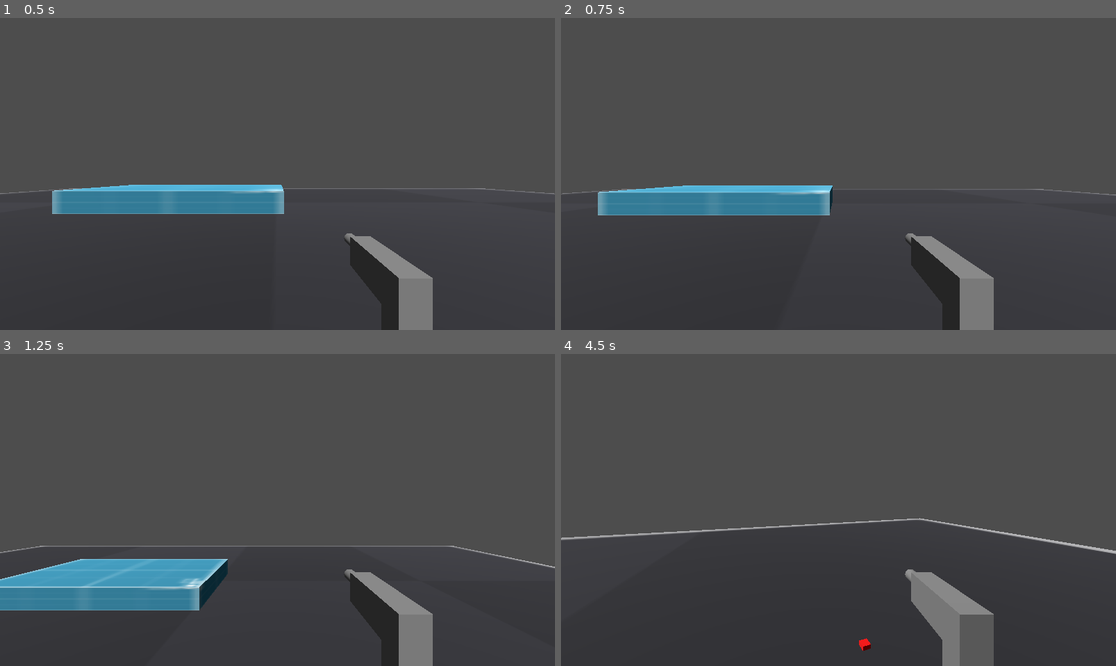
Above: before the commit, frames 1-4 (two rows, left to right).
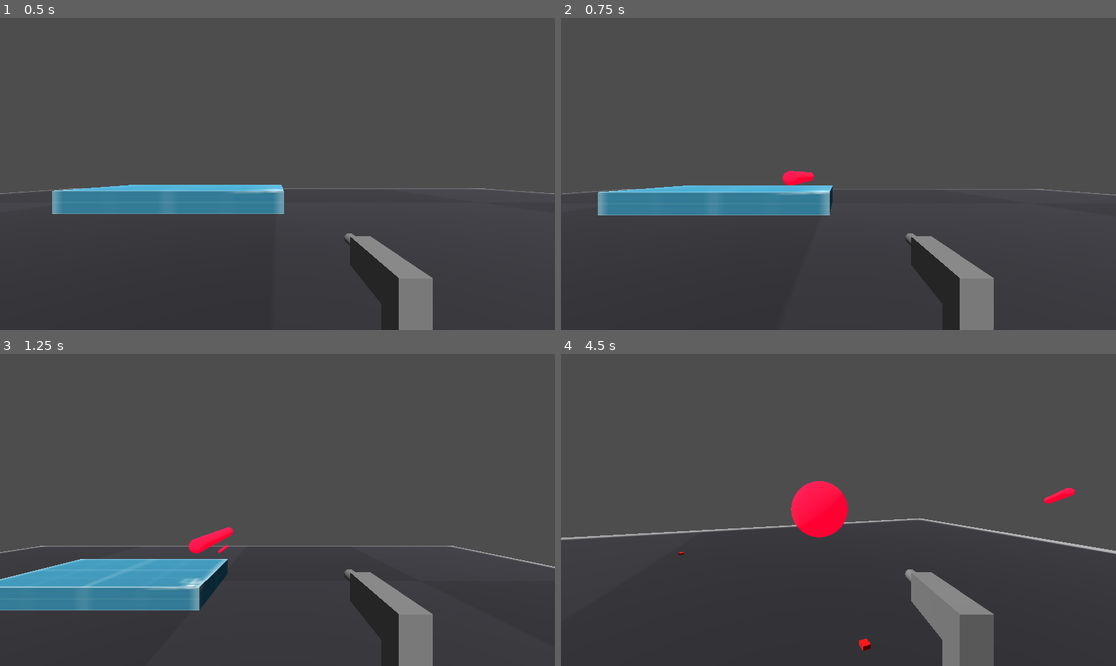
Above: after the commit, the same moments.

Repository: cddatkins/FPSController
Game: Godot game, scene res://Level/level.tscn
Same seed, same stepped clock (60 frames per second), same inputs: the game is played once before the commit and once after it.
Inputs (mouse positions are in pixels of both pictures, inside the frame that each line leads up to):
- Up to frame 1 (0.5 s): no input
- Up to frame 2 (0.75 s): tap Enter at 0.5 s; move the mouse to (960, 158) at 0.52 s; press the mouse at (960, 158) at 0.53 s; hold D (right) from 0.53 s (still down)
- Up to frame 3 (1.25 s): keep holding D (right); tap Space (jump) at 0.77 s
- Up to frame 4 (4.5 s): move the mouse to (810, 510) at 1.27 s; release D (right) at 1.28 s; release the mouse at (810, 510) at 1.28 s; hold W (up) from 1.28 s (still down); tap Ctrl (crouch) at 1.35 s; tap Space (jump) at 1.52, 3.02, 3.77 s; click (810, 510) at 1.55 s; move the mouse to (849, 503) at 2.02 s; press the mouse at (849, 503) at 2.03 s; move the mouse to (832, 516) at 2.77 s; release the mouse at (832, 516) at 2.78 s; tap ` (no_clip) at 2.85 s; click (832, 516) at 3.05 s; move the mouse to (877, 513) at 3.52 s; hold Shift (run) 3.53-4.28 s; click (877, 513) at 3.8 s; move the mouse to (794, 506) at 4.27 s; click (794, 506) at 4.35 s

Frame 1 is identical in both runs. In frame 2, 0.2% of the frame differs, in the area x 39-46%, y 48-54%; in frame 3, 0.3%; in frame 4, 1.6%, in the area x 21-93%, y 40-65%.

Commit message:
Added on hit action for projectile & hitscan collisions

Diff:
--- a/Weapon/Projectile.gd
+++ b/Weapon/Projectile.gd
@@ -4,6 +4,7 @@
 var proj_velocity : Vector3
 var proj_damage : int
 var proj_collision_mask: int
+var on_hit_action: Callable
 
 func _physics_process(delta: float) -> void:
 	var space_state = get_world_3d().direct_space_state
@@ -13,32 +14,19 @@
 	var result = space_state.intersect_ray(query)
 	if result:
 		global_position = result.position
-		onBodyEntered(result.collider, result.position, result.normal)
+		onCollision(result.collider, result.position, result.normal)
 		return
 	global_position = end_pos
 
-func setup(vel: Vector3, dmg: int, col_mask: int, duration: float = 0) -> void:
+func setup(vel: Vector3, col_mask: int, duration: float = 0) -> void:
 	proj_velocity = vel
-	proj_damage = dmg
 	proj_collision_mask = col_mask
 	collision_mask = col_mask
 	if duration > 0 :
 		get_tree().create_timer(duration).timeout.connect(queue_free)
 	global_basis = Basis.looking_at(proj_velocity, Vector3.UP)
 
-func onBodyEntered(body: Node3D, hit_point: Vector3, hit_normal: Vector3) -> void:
-	spawnImpactMarker(hit_point)
-	print("Hit: ", body.name, " at ", hit_point)
+func onCollision(body: Node3D, hit_point: Vector3, hit_normal: Vector3) -> void:
+	if on_hit_action.is_valid():
+		on_hit_action.call(body, hit_point, hit_normal)
 	queue_free()
-
-func spawnImpactMarker(spwn_position: Vector3) -> void :
-	var marker = MeshInstance3D.new()
-	var box = BoxMesh.new()
-	box.size = Vector3.ONE * 0.1
-	marker.mesh = box
-	var material = StandardMaterial3D.new()
-	material.albedo_color = Color.RED
-	marker.set_surface_override_material(0, material)
-	get_tree().current_scene.add_child(marker)
-	marker.global_position = spwn_position
-	get_tree().create_timer(2.0).timeout.connect(marker.queue_free)
--- a/Weapon/Resources/wr_Pistol.tres
+++ b/Weapon/Resources/wr_Pistol.tres
@@ -10,6 +10,9 @@
 weapon_scn = ExtResource("2_6x5cw")
 weapon_position = Vector3(0.5079983, -0.47000003, -1)
 weapon_scale = Vector3(0.5, 0.5, 0.5)
+auto_fire = true
+fire_rate_ms = 500.0
+is_hitscan = false
 projectile = ExtResource("1_6x5cw")
 projectile_duration = 3.0
 metadata/_custom_type_script = "uid://djmg3ekm2ul56"
--- a/Weapon/Weapon.gd
+++ b/Weapon/Weapon.gd
@@ -9,7 +9,7 @@
 var _trigger_down : bool = false
 
 func _process(delta: float) -> void:
-	if _resource.auto_fire: onTriggerDown()
+	if _trigger_down && _resource.auto_fire: onTriggerDown()
 
 func onEquip(manager: WeaponManager) -> void:
 	_manager = manager
@@ -65,21 +65,7 @@
 	var query = PhysicsRayQueryParameters3D.create(from, to, _manager.collision_layers)
 	var result = space_state.intersect_ray(query)
 	if result :
-		print("Hit: ", result.collider.name, " at ", result.position)
-		spawnImpactMarker(result.position)
-
-func spawnImpactMarker(position: Vector3) -> void :
-	var marker = MeshInstance3D.new()
-	var box = BoxMesh.new()
-	box.size = Vector3.ONE * 0.1
-	marker.mesh = box
-	var material = StandardMaterial3D.new()
-	material.albedo_color = Color.RED
-	marker.set_surface_override_material(0, material)
-	get_tree().current_scene.add_child(marker)
-	marker.global_position = position
-	get_tree().create_timer(2.0).timeout.connect(marker.queue_free)
-
+		onHitTarget(result.collider, result.position, result.normal)
 
 func spawnProjectile() -> void:
 	if !_resource.projectile: return
@@ -90,8 +76,12 @@
 	projectile.global_position = camera.global_position
 	var forward = -camera.global_transform.basis.z
 	var velocity = forward * _resource.projectile_speed
-	#projectile.global_transform.basis = Basis.looking_at(forward, Vector3.UP)
-	projectile.setup(velocity, _resource.damage, _manager.collision_layers, _resource.projectile_duration)
+	projectile.setup(velocity, _manager.collision_layers, _resource.projectile_duration)
+	projectile.on_hit_action = onHitTarget
+
+func onHitTarget(target: Node3D, hit_position: Vector3, hit_normal: Vector3) -> void :
+	print("Hit: ", target.name, " at ", hit_position)
+	spawnImpactMarker(hit_position)
 
 func reloadPressed() -> void:
 	#play reload animation & once finished call reload
@@ -106,3 +96,15 @@
 	else:
 		_current_ammo += reload_amount
 		_reserve_ammo -= reload_amount
+
+func spawnImpactMarker(position: Vector3) -> void :
+	var marker = MeshInstance3D.new()
+	var box = BoxMesh.new()
+	box.size = Vector3.ONE * 0.1
+	marker.mesh = box
+	var material = StandardMaterial3D.new()
+	material.albedo_color = Color.RED
+	marker.set_surface_override_material(0, material)
+	get_tree().current_scene.add_child(marker)
+	marker.global_position = position
+	get_tree().create_timer(2.0).timeout.connect(marker.queue_free)
